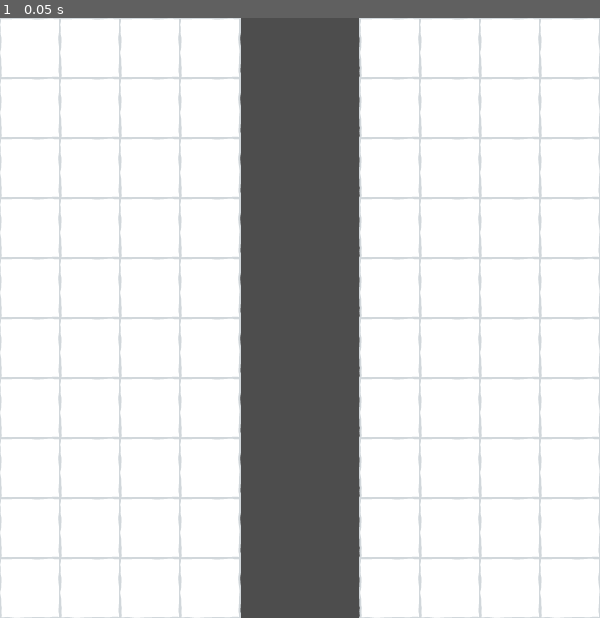
Above: before the commit, frame 1.
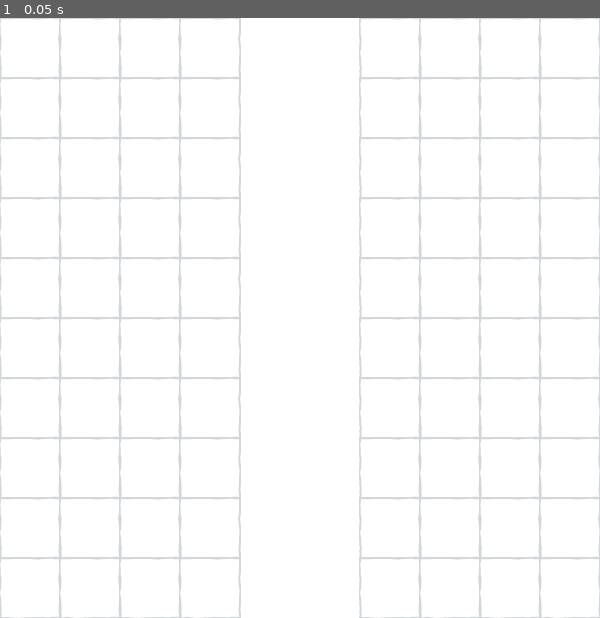
Above: after the commit, the same moment.

Repository: nath-ellis/circle-reversal
Game: Godot game, scene res://scenes/game.tscn
Same seed, same stepped clock (60 frames per second), same inputs: the game is played once before the commit and once after it.
Inputs:
- Up to frame 1 (0.05 s): no input

The runs differ from the first frame. In frame 1, 20% of the frame differs, in the area x 40-60%, y 0-100%.

Commit message:
Separated tilesets

Diff:
--- a/project.godot
+++ b/project.godot
@@ -24,3 +24,4 @@
 
 renderer/rendering_method="gl_compatibility"
 renderer/rendering_method.mobile="gl_compatibility"
+environment/defaults/default_clear_color=Color(1, 1, 1, 1)
--- a/scenes/game.tscn
+++ b/scenes/game.tscn
@@ -1,10 +1,11 @@
-[gd_scene load_steps=4 format=3 uid="uid://bu0leoauaamu7"]
+[gd_scene load_steps=6 format=3 uid="uid://bu0leoauaamu7"]
 
 [ext_resource type="Texture2D" uid="uid://n4n8kw0mqh6v" path="res://assets/tilesheet.png" id="1_712un"]
 
 [sub_resource type="TileSetAtlasSource" id="TileSetAtlasSource_ykib7"]
 texture = ExtResource("1_712un")
 texture_region_size = Vector2i(64, 64)
+0:0/next_alternative_id = 2
 0:0/0 = 0
 0:1/0 = 0
 0:2/0 = 0
@@ -13,30 +14,6 @@
 0:5/0 = 0
 0:6/0 = 0
 0:7/0 = 0
-0:8/0 = 0
-1:8/0 = 0
-1:9/0 = 0
-0:9/0 = 0
-0:10/0 = 0
-1:10/0 = 0
-2:10/0 = 0
-3:10/0 = 0
-4:10/0 = 0
-5:10/0 = 0
-6:10/0 = 0
-7:10/0 = 0
-7:9/0 = 0
-6:9/0 = 0
-5:9/0 = 0
-4:9/0 = 0
-3:9/0 = 0
-2:9/0 = 0
-2:8/0 = 0
-3:8/0 = 0
-4:8/0 = 0
-5:8/0 = 0
-6:8/0 = 0
-7:8/0 = 0
 1:7/0 = 0
 1:6/0 = 0
 1:5/0 = 0
@@ -93,62 +70,117 @@
 4:7/0 = 0
 3:7/0 = 0
 2:7/0 = 0
+8:0/0 = 0
+8:1/0 = 0
+8:2/0 = 0
+8:3/0 = 0
+8:4/0 = 0
+8:5/0 = 0
+8:6/0 = 0
 8:7/0 = 0
-9:7/0 = 0
-10:7/0 = 0
-11:7/0 = 0
-12:7/0 = 0
-13:7/0 = 0
-13:6/0 = 0
-12:6/0 = 0
-11:6/0 = 0
-10:6/0 = 0
-9:6/0 = 0
-8:6/0 = 0
-8:5/0 = 0
-9:5/0 = 0
-10:5/0 = 0
-11:5/0 = 0
-12:5/0 = 0
-13:5/0 = 0
-13:4/0 = 0
-12:4/0 = 0
-11:4/0 = 0
-10:4/0 = 0
-9:4/0 = 0
-8:4/0 = 0
-8:3/0 = 0
-9:3/0 = 0
-10:3/0 = 0
-11:3/0 = 0
-12:3/0 = 0
-13:3/0 = 0
-13:2/0 = 0
-12:2/0 = 0
-11:2/0 = 0
-10:2/0 = 0
-9:2/0 = 0
-8:2/0 = 0
-8:1/0 = 0
-9:1/0 = 0
-10:1/0 = 0
-11:1/0 = 0
-12:1/0 = 0
-13:1/0 = 0
-13:0/0 = 0
-12:0/0 = 0
-11:0/0 = 0
-10:0/0 = 0
-9:0/0 = 0
-8:0/0 = 0
 
 [sub_resource type="TileSet" id="TileSet_cu3wh"]
 tile_size = Vector2i(60, 60)
 sources/0 = SubResource("TileSetAtlasSource_ykib7")
 
+[sub_resource type="TileSetAtlasSource" id="TileSetAtlasSource_jb2wj"]
+texture = ExtResource("1_712un")
+36:0/size_in_atlas = Vector2i(4, 4)
+36:0/0 = 0
+40:0/size_in_atlas = Vector2i(4, 2)
+40:0/0 = 0
+44:0/size_in_atlas = Vector2i(4, 2)
+44:0/0 = 0
+49:1/size_in_atlas = Vector2i(2, 2)
+49:1/0 = 0
+52:0/size_in_atlas = Vector2i(4, 4)
+52:0/0 = 0
+52:5/size_in_atlas = Vector2i(4, 2)
+52:5/0 = 0
+49:5/size_in_atlas = Vector2i(2, 2)
+49:5/0 = 0
+47:4/size_in_atlas = Vector2i(1, 2)
+47:4/0 = 0
+44:4/size_in_atlas = Vector2i(1, 2)
+44:4/0 = 0
+40:4/size_in_atlas = Vector2i(2, 2)
+40:4/0 = 0
+36:4/size_in_atlas = Vector2i(4, 4)
+36:4/0 = 0
+36:8/size_in_atlas = Vector2i(4, 4)
+36:8/0 = 0
+40:8/size_in_atlas = Vector2i(4, 2)
+40:8/0 = 0
+44:8/size_in_atlas = Vector2i(4, 4)
+44:8/0 = 0
+48:8/size_in_atlas = Vector2i(4, 4)
+48:8/0 = 0
+52:8/size_in_atlas = Vector2i(4, 4)
+52:8/0 = 0
+52:12/size_in_atlas = Vector2i(4, 4)
+52:12/0 = 0
+48:12/size_in_atlas = Vector2i(4, 4)
+48:12/0 = 0
+44:12/size_in_atlas = Vector2i(4, 4)
+44:12/0 = 0
+40:12/size_in_atlas = Vector2i(4, 2)
+40:12/0 = 0
+36:12/size_in_atlas = Vector2i(4, 4)
+36:12/0 = 0
+36:16/size_in_atlas = Vector2i(2, 2)
+36:16/0 = 0
+36:20/size_in_atlas = Vector2i(2, 2)
+36:20/0 = 0
+40:16/size_in_atlas = Vector2i(4, 3)
+40:16/0 = 0
+44:16/size_in_atlas = Vector2i(4, 4)
+44:16/0 = 0
+49:17/size_in_atlas = Vector2i(3, 3)
+49:17/0 = 0
+52:16/size_in_atlas = Vector2i(4, 4)
+52:16/0 = 0
+49:20/size_in_atlas = Vector2i(2, 4)
+49:20/0 = 0
+52:20/size_in_atlas = Vector2i(4, 4)
+52:20/0 = 0
+52:24/size_in_atlas = Vector2i(4, 4)
+52:24/0 = 0
+52:28/size_in_atlas = Vector2i(4, 4)
+52:28/0 = 0
+48:24/size_in_atlas = Vector2i(4, 4)
+48:24/0 = 0
+48:28/size_in_atlas = Vector2i(4, 4)
+48:28/0 = 0
+44:28/size_in_atlas = Vector2i(4, 4)
+44:28/0 = 0
+44:24/size_in_atlas = Vector2i(4, 4)
+44:24/0 = 0
+44:20/size_in_atlas = Vector2i(4, 4)
+44:20/0 = 0
+40:20/size_in_atlas = Vector2i(2, 3)
+40:20/0 = 0
+42:20/size_in_atlas = Vector2i(2, 3)
+42:20/0 = 0
+40:24/size_in_atlas = Vector2i(4, 4)
+40:24/0 = 0
+40:28/size_in_atlas = Vector2i(4, 4)
+40:28/0 = 0
+36:28/size_in_atlas = Vector2i(4, 2)
+36:28/0 = 0
+36:24/size_in_atlas = Vector2i(4, 2)
+36:24/0 = 0
+
+[sub_resource type="TileSet" id="TileSet_hfpwb"]
+tile_size = Vector2i(32, 32)
+sources/0 = SubResource("TileSetAtlasSource_jb2wj")
+
 [node name="Game" type="Node2D"]
 
-[node name="TileMap" type="TileMap" parent="."]
+[node name="Floor" type="TileMap" parent="."]
 tile_set = SubResource("TileSet_cu3wh")
 format = 2
-layer_0/tile_data = PackedInt32Array(0, 0, 0, 1, 0, 0, 65537 …(416 unchanged characters)…  0, 0, 524291, 0, 0, 458755, 0, 0, 393219, 0, 0, 393218, 0, 0, 393217, 0, 0, 458753, 0, 0, 458754, 0, 0, 524290, 0, 0, 524289, 0, 0, 65542, 0, 0, 65543, 0, 0, 65544, 0, 0, 65545, 0, 0, 131081, 0, 0, 131080, 0, 0, 131079, 0, 0, 131078, 0, 0, 196614, 0, 0, 196615, 0, 0, 196616, 0, 0, 196617, 0, 0, 262153, 0, 0, 262152, 0, 0, 262151, 0, 0, 262150, 0, 0, 327686, 0, 0, 327687, 0, 0, 327688, 0, 0, 327689, 0, 0, 393225, 0, 0, 393224, 0, 0, 393223, 0, 0, 458758, 0, 0, 393222, 0, 0, 458759, 0, 0, 458760, 0, 0, 458761, 0, 0, 524297, 0, 0, 524296, 0, 0, 524295, 0, 0, 524294, 0, 0, 589830, 0, 0, 589831, 0, 0, 589832, 0, 0, 589833, 0, 0)
+layer_0/tile_data = PackedInt32Array(0, 0, 0, 1, 0, 0, 65537 …(416 unchanged characters)…  0, 0, 524291, 0, 0, 458755, 0, 0, 393218, 0, 0, 458754, 0, 0, 524290, 0, 0, 524289, 0, 0, 458753, 0, 0, 393217, 0, 0, 393219, 0, 0, 65542, 0, 0, 65543, 0, 0, 65544, 0, 0, 65545, 0, 0, 131081, 0, 0, 131080, 0, 0, 131079, 0, 0, 131078, 0, 0, 196614, 0, 0, 196615, 0, 0, 196616, 0, 0, 196617, 0, 0, 262153, 0, 0, 262152, 0, 0, 262151, 0, 0, 327686, 0, 0, 262150, 0, 0, 327687, 0, 0, 327688, 0, 0, 327689, 0, 0, 393225, 0, 0, 393224, 0, 0, 393223, 0, 0, 393222, 0, 0, 458758, 0, 0, 458759, 0, 0, 458760, 0, 0, 524296, 0, 0, 524297, 0, 0, 589833, 0, 0, 589832, 0, 0, 589831, 0, 0, 589830, 0, 0, 524294, 0, 0, 524295, 0, 0, 458761, 0, 0)
+
+[node name="Decor" type="TileMap" parent="."]
+tile_set = SubResource("TileSet_hfpwb")
+format = 2
